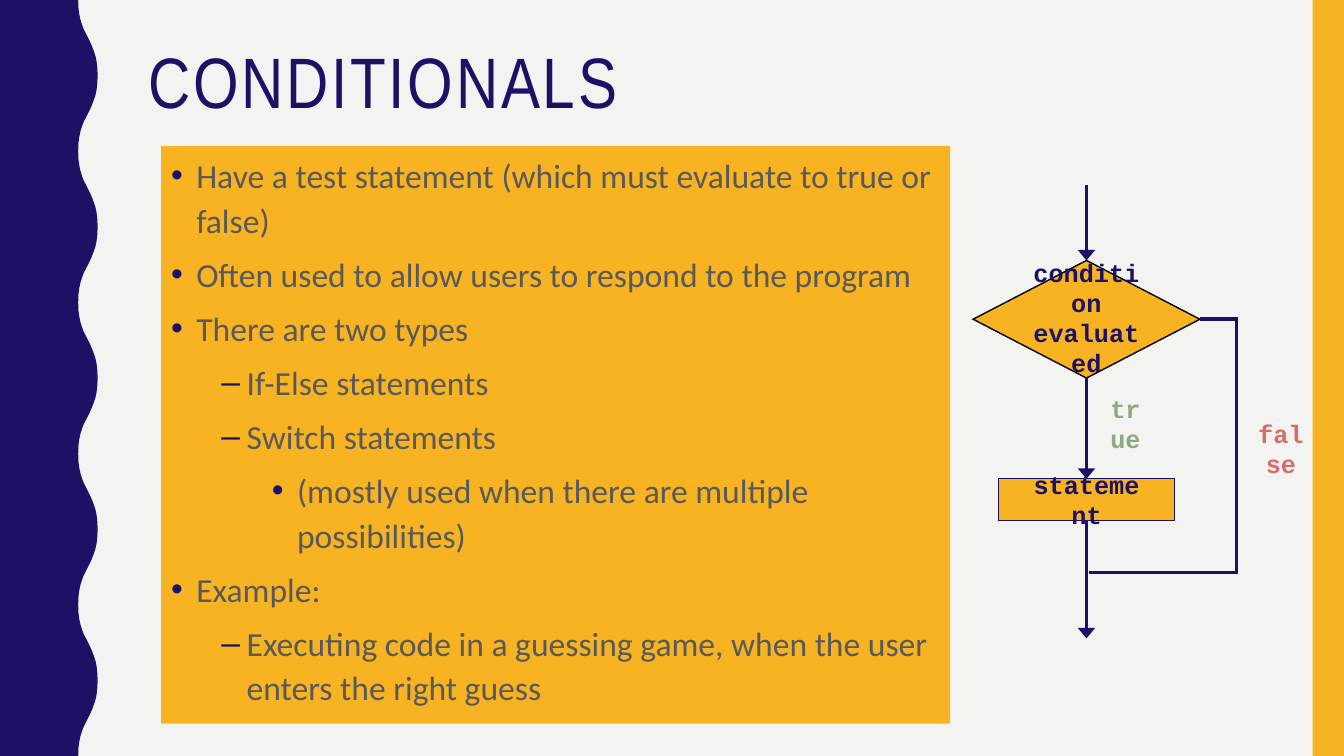
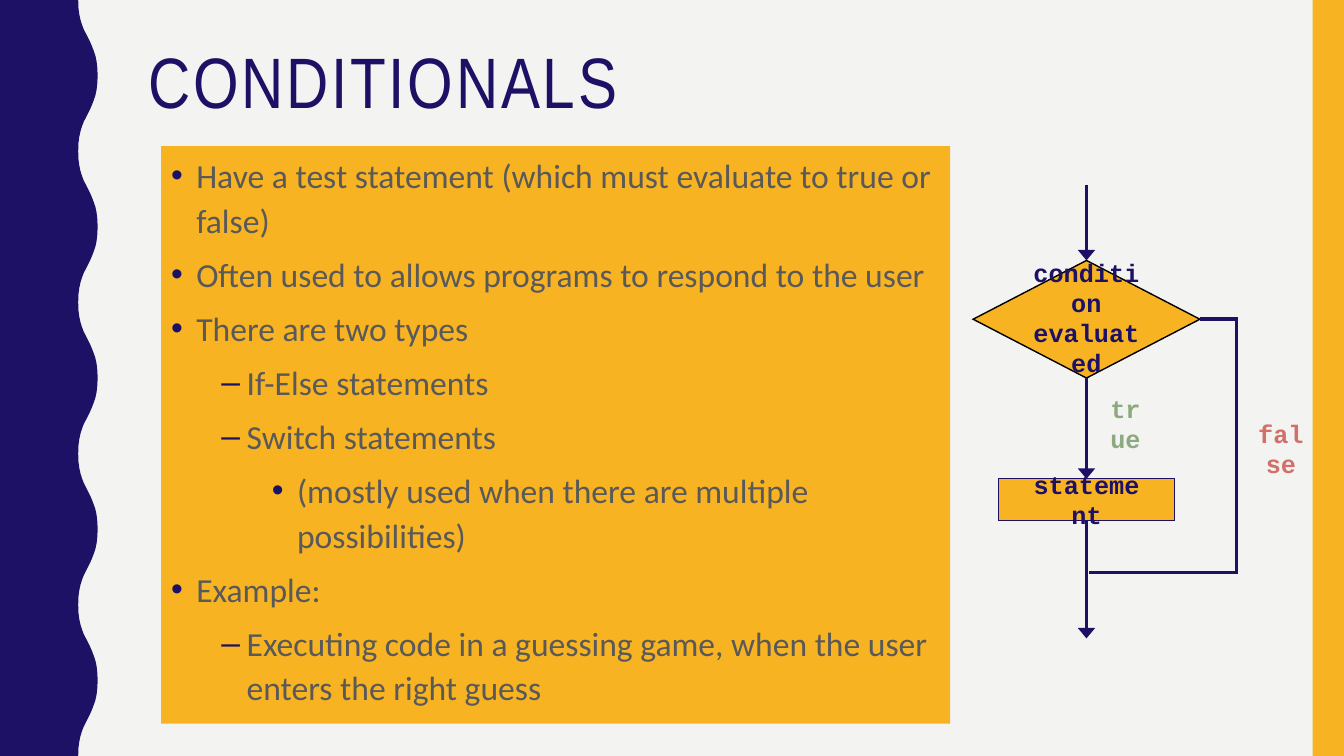
Before and after one commit to annemariecabs/it-girls-camp, a slide deck: slide 3 of slides/Conditionals.pptx. Drawn at 1344x756 pixels with LibreOffice and Linux fonts; fonts in the diff are those of the drawing. Boxes give left, top, right and bottom in pixels: in the first picture for what was removed or moved away, otherwise in the second. Text is boxed around its words. In the diff, an @@ line names an element or a change of style, - is before the commit and + after.

```diff
--- a/slides/Conditionals.pptx
+++ b/slides/Conditionals.pptx
@@ text at [196,263,924,293]: text changed @@
-• Often used to allow users to respond to the program
+• Often used to allows programs to respond to the user
```
Also in this commit, not shown: 4 other slides changed, 1 slide added, 3 other files.
